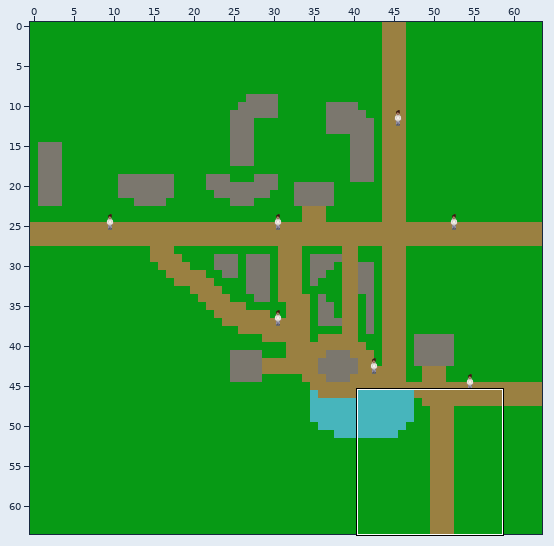
Tiled map: assets/tileMap.tmx. Above, an overview of the earlier version with the close-up marked.
Close-up. As it was:
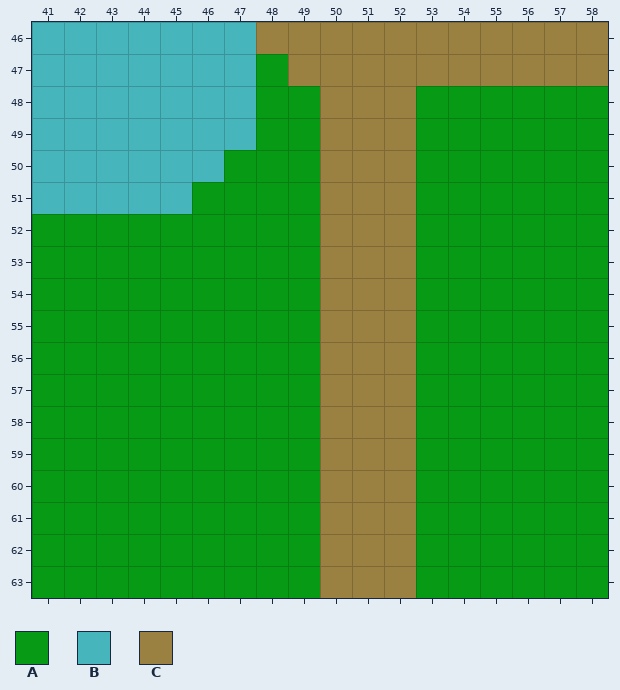
Cells are 32x32 px. Shown: x 41..58, y 46..63. The commit also changed other parts of the map, which this record leaves out.
Key: from "texturesTileset": A 0, B 1, C 2.
_ is an empty cell.
Layers that did not change in this view are not listed.
Layer "Tile Layer 1" before, first column x 41:
46 BBBBBBBCCCCCCCCCCC
47 BBBBBBBACCCCCCCCCC
48 BBBBBBBAACCCAAAAAA
49 BBBBBBBAACCCAAAAAA
50 BBBBBBAAACCCAAAAAA
51 BBBBBAAAACCCAAAAAA
52 AAAAAAAAACCCAAAAAA
53 AAAAAAAAACCCAAAAAA
54 AAAAAAAAACCCAAAAAA
55 AAAAAAAAACCCAAAAAA
56 AAAAAAAAACCCAAAAAA
57 AAAAAAAAACCCAAAAAA
58 AAAAAAAAACCCAAAAAA
59 AAAAAAAAACCCAAAAAA
60 AAAAAAAAACCCAAAAAA
61 AAAAAAAAACCCAAAAAA
62 AAAAAAAAACCCAAAAAA
63 AAAAAAAAACCCAAAAAA
After the commit:
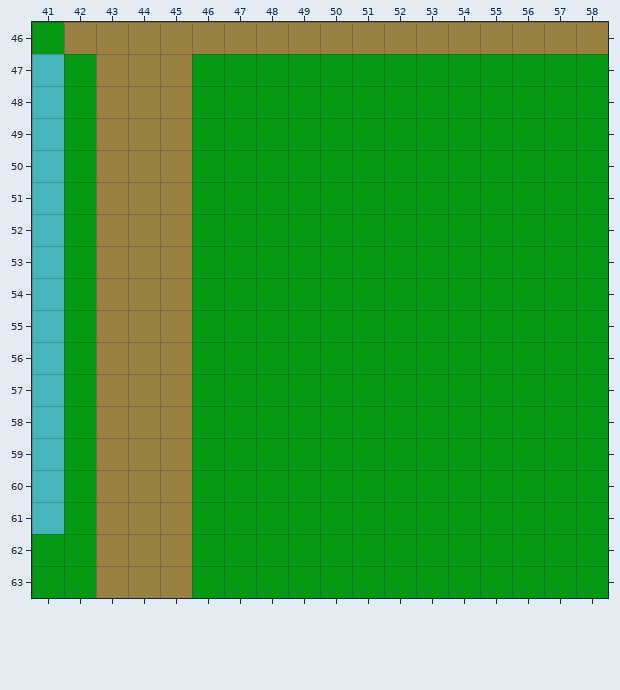
Difference:
Changed rows in their new state; . is an unchanged cell.
Layer "Tile Layer 1":
first column x 41:
46 ACCCCCC...........
47 .ACCCAA.AAAAAAAAAA
48 .ACCCAA..AAA......
49 .ACCCAA..AAA......
50 .ACCCA...AAA......
51 .ACCC....AAA......
52 B.CCC....AAA......
53 B.CCC....AAA......
54 B.CCC....AAA......
55 B.CCC....AAA......
56 B.CCC....AAA......
57 B.CCC....AAA......
58 B.CCC....AAA......
59 B.CCC....AAA......
60 B.CCC....AAA......
61 B.CCC....AAA......
62 ..CCC....AAA......
63 ..CCC....AAA......
